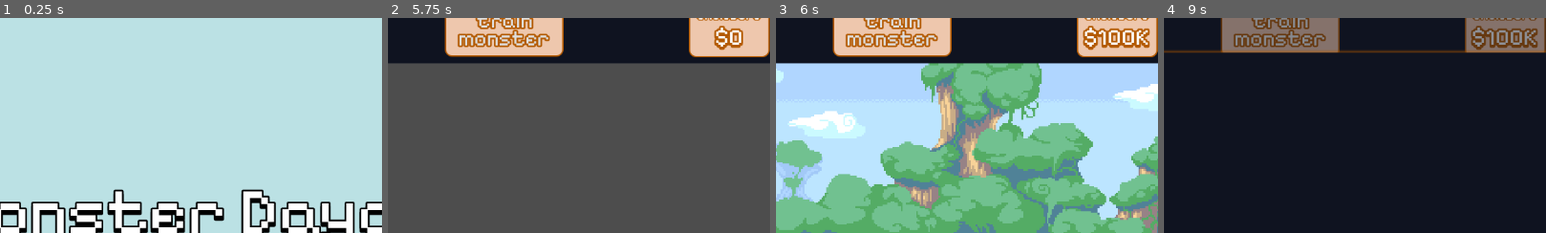
Above: before the commit, frames 1-4 (left to right).
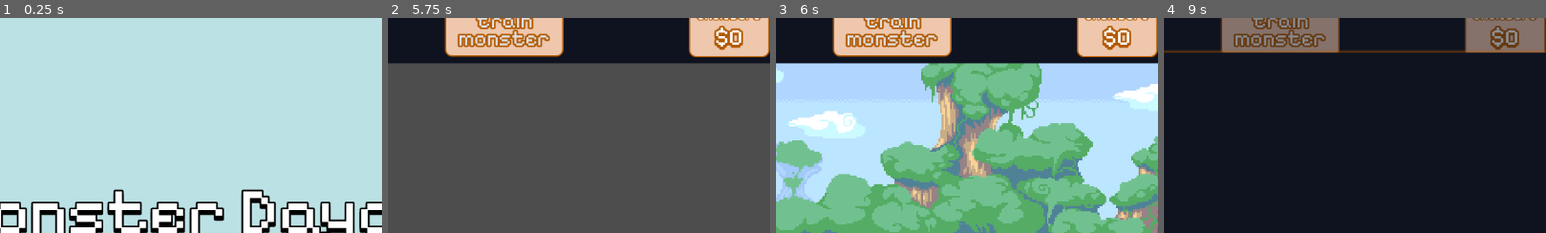
Above: after the commit, the same moments.

Repository: verstraate/monster-daycare
Game: Godot game, scene res://_Scenes/MainMenu/main_menu.tscn
The game is run twice, just before and just after one commit, with the same random seed, the same clock (stepped at 60 frames per second) and the same inputs.
Inputs (mouse positions are % of the whole screen's width and height, from its top left):
- Up to frame 1 (0.25 s): no input
- Up to frame 2 (5.75 s): click (50, 50) at 0.5 s; click "Gaia" at 1.25 s; click "$0" at 2 s; click "train monster" at 2.75 s; click "$0" at 3.5 s; click "train monster" at 4.25 s; click "Gaia" at 5 s
- Up to frame 3 (6 s): click "$0" at 5.75 s
- Up to frame 4 (9 s): click "$100K" (after the commit: "$0") at 6.5 s; click "$100K" (after the commit: "$0") at 7.25 s; click "$100K" (after the commit: "$0") at 8 s; click "train monster" at 8.75 s
The pictures show only the part of the screen within x 20-70%, y 5-55%; the shares and areas given below are measured in that part.

Frames 1-2 are identical in both runs. In frame 3, 1.4% of the frame differs, in the area x 80-98%, y 3-16%; in frame 4, 1.2%.
Error after the commit: Invalid access to property or key 'tick' on a base object of type 'Node2D (MoneyManager)'. (res://_Scenes/UI/enclosure_manager.gd:33)

Commit message:
refactor: Moved global signals to SignalBus global

Diff:
--- /dev/null
+++ b/Scripts/SignalBus.gd
@@ -0,0 +1,8 @@
+extends Node
+
+signal loading_screen_timeout
+signal money_tick
+signal money_updated(money: IdleNumber)
+signal enclosure_cost_updated(cost: IdleNumber)
+signal selected_enclosure_changed(new_enclosure: Enclosure)
+signal monsters_updated
--- a/_Scenes/Enclosure/enclosure.gd
+++ b/_Scenes/Enclosure/enclosure.gd
@@ -10,8 +10,6 @@
 
 var active_enclosure: BaseEnclosure
 var monsters: Array[Monster] = []
-
-signal monsters_updated
 
 func setup_enclosure(new_enclosure: BaseEnclosure = null, from_save: bool = false) -> void:
 	if not _setup:
@@ -43,7 +41,7 @@
 	monsters.append(new_monster)
 
 	_update_capacity()
-	monsters_updated.emit()
+	SignalBus.monsters_updated.emit()
 	return true
 
 func _update_capacity() -> void:
--- a/_Scenes/Enclosure/enclosure.tscn
+++ b/_Scenes/Enclosure/enclosure.tscn
@@ -40,6 +40,7 @@
 grow_vertical = 2
 
 [node name="CapacityContainer" type="Panel" parent="."]
+z_index = 1
 layout_mode = 1
 anchors_preset = -1
 anchor_left = 0.84
--- a/_Scenes/Game/game.gd
+++ b/_Scenes/Game/game.gd
@@ -37,7 +37,7 @@
 
 	if len(Globals.enclosure_manager.enclosures) > 0:
 		var curr_enclosure_selected: Enclosure = Globals.enclosure_manager.enclosures[Globals.enclosure_manager.selected_enclosure]
-		Globals.enclosure_manager.enclosure_changed.emit(curr_enclosure_selected)
+		SignalBus.selected_enclosure_changed.emit(curr_enclosure_selected)
 
 	Globals.ui_manager.update_enclosure_cost_label(Globals.enclosure_manager.enclosure_cost)
 	Globals.ui_manager.update_money_label(Globals.money_manager.get_money())
@@ -62,21 +62,19 @@
 	training.position = training_pos
 	training.set_monster_in_training(monster_to_train)
 
-	Globals.ui_manager.loading_timeout.connect(training.start)
-
 	if timer.time_left > 0:
 		await timer.timeout
 
+	SignalBus.loading_screen_timeout.connect(training.start)
 	Globals.ui_manager.toggle_loading(false)
 
 func complete_training() -> void:
-	Globals.ui_manager.loading_timeout.disconnect(training.start)
+	SignalBus.loading_screen_timeout.disconnect(training.start)
 
 	timer = get_tree().create_timer(load_time / 2)
 	Globals.ui_manager.toggle_loading(true)
 
-	var curr_enclosure_selected: Enclosure = Globals.enclosure_manager.enclosures[Globals.enclosure_manager.selected_enclosure]
-	curr_enclosure_selected.monsters_updated.emit()
+	SignalBus.monsters_updated.emit()
 
 	training.queue_free()
 	SaveGame.save_game()
--- a/_Scenes/Game/progression_manager.gd
+++ b/_Scenes/Game/progression_manager.gd
@@ -14,7 +14,7 @@
 	for monster in locked_monsters:
 		_unlock_requirements[monster.id] = IdleNumber.new(monster.price)
 
-	Globals.money_manager.money_updated.connect(check_for_unlocks)
+	SignalBus.money_updated.connect(check_for_unlocks)
 
 func check_for_unlocks(money: IdleNumber) -> void:
 	var monsters: Array[BaseMonster] = []
--- a/_Scenes/MoneyManager/money_manager.gd
+++ b/_Scenes/MoneyManager/money_manager.gd
@@ -1,8 +1,5 @@
 class_name MoneyManager
 extends Node2D
-
-@onready
-var tick: Timer = $%Tick
 
 @export
 var starting_money: String
@@ -35,7 +32,7 @@
 	else:
 		_money.add(value)
 
-	money_updated.emit(_money)
+	SignalBus.money_updated.emit(_money)
 
 func can_afford(money_to_check: IdleNumber) -> bool:
 	return _money.compare(money_to_check)
@@ -58,3 +55,6 @@
 
 func load_save(data: Dictionary) -> void:
 	_money = IdleNumber.new(data["_money"])
+
+func _on_tick_timeout() -> void:
+	SignalBus.money_tick.emit()
--- a/_Scenes/MoneyManager/money_manager.tscn
+++ b/_Scenes/MoneyManager/money_manager.tscn
@@ -9,3 +9,5 @@
 unique_name_in_owner = true
 wait_time = 0.1
 autostart = true
+
+[connection signal="timeout" from="Tick" to="." method="_on_tick_timeout"]
--- a/_Scenes/TrainMonsterOption/train_monster_option.gd
+++ b/_Scenes/TrainMonsterOption/train_monster_option.gd
@@ -13,7 +13,6 @@
 var _max_level_filter: ColorRect = $MaxLevelFilter
 
 var _monster: Monster
-var _training_value: IdleNumber
 
 func setup(new_monster: Monster) -> void:
 	_monster = new_monster
@@ -27,7 +26,7 @@
 		_cost_label.text = "$%s" % _monster.training_cost.display_value(2)
 
 	_max_level_filter.visible = is_max_level
-	_max_level_filter.size = size
+	_max_level_filter.set_deferred("size", size)
 
 func _on_pressed() -> void:
 	if not Globals.money_manager.can_afford(_monster.training_cost):
--- a/_Scenes/UI/train_menu.gd
+++ b/_Scenes/UI/train_menu.gd
@@ -9,14 +9,14 @@
 var _monsters_displayed: Array[TrainMonsterOption] = []
 
 func _ready() -> void:
-	Globals.enclosure_manager.enclosure_changed.connect(_on_enclosure_changed)
+	SignalBus.selected_enclosure_changed.connect(_on_enclosure_changed)
 
 func _on_enclosure_changed(new_enclosure: Enclosure) -> void:
 	if current_enclosure != null:
-		current_enclosure.monsters_updated.disconnect(_update_monsters)
+		SignalBus.monsters_updated.disconnect(_update_monsters)
 
 	current_enclosure = new_enclosure
-	current_enclosure.monsters_updated.connect(_update_monsters)
+	SignalBus.monsters_updated.connect(_update_monsters)
 
 	_update_monsters()
 
--- a/_Scenes/UI/ui_manager.gd
+++ b/_Scenes/UI/ui_manager.gd
@@ -21,8 +21,6 @@
 var _time_since_step: float = 0
 var _loading_step: int = 0
 
-signal loading_timeout
-
 func _ready() -> void:
 	if Globals.ui_manager != null and Globals.ui_manager != self:
 		queue_free()
@@ -30,10 +28,10 @@
 
 	Globals.ui_manager = self
 
-	Globals.money_manager.money_updated.connect(update_money_label)
+	SignalBus.money_updated.connect(update_money_label)
 	update_money_label(Globals.money_manager.get_money())
 
-	Globals.enclosure_manager.cost_updated.connect(update_enclosure_cost_label)
+	SignalBus.enclosure_cost_updated.connect(update_enclosure_cost_label)
 	update_enclosure_cost_label(Globals.enclosure_manager.enclosure_cost)
 
 	toggle_train_menu_visibility(false)
@@ -53,7 +51,7 @@
 	if not value:
 		_loading_label.text = "Done!"
 		await get_tree().create_timer(1.5).timeout
-		loading_timeout.emit()
+		SignalBus.loading_screen_timeout.emit()
 		layer = 1
 	else:
 		layer = 10
--- a/project.godot
+++ b/project.godot
@@ -19,11 +19,13 @@
 [autoload]
 
 Utils="*res://Scripts/Utils.gd"
+SignalBus="*res://Scripts/SignalBus.gd"
 SaveGame="*res://Scripts/SaveGame.gd"
 Globals="*res://Scripts/Globals.gd"
 
 [debug]
 
+gdscript/warnings/unused_signal=0
 gdscript/warnings/integer_division=0
 gdscript/warnings/narrowing_conversion=0
 
Not shown, added: Scripts/SignalBus.gd.uid
